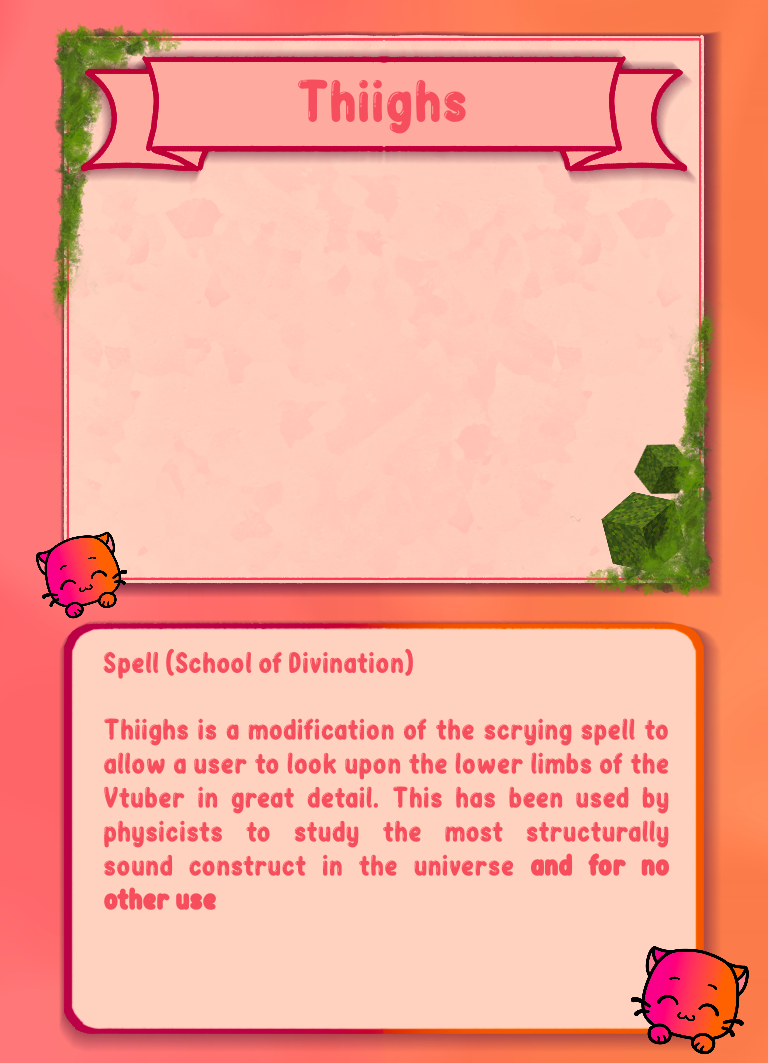
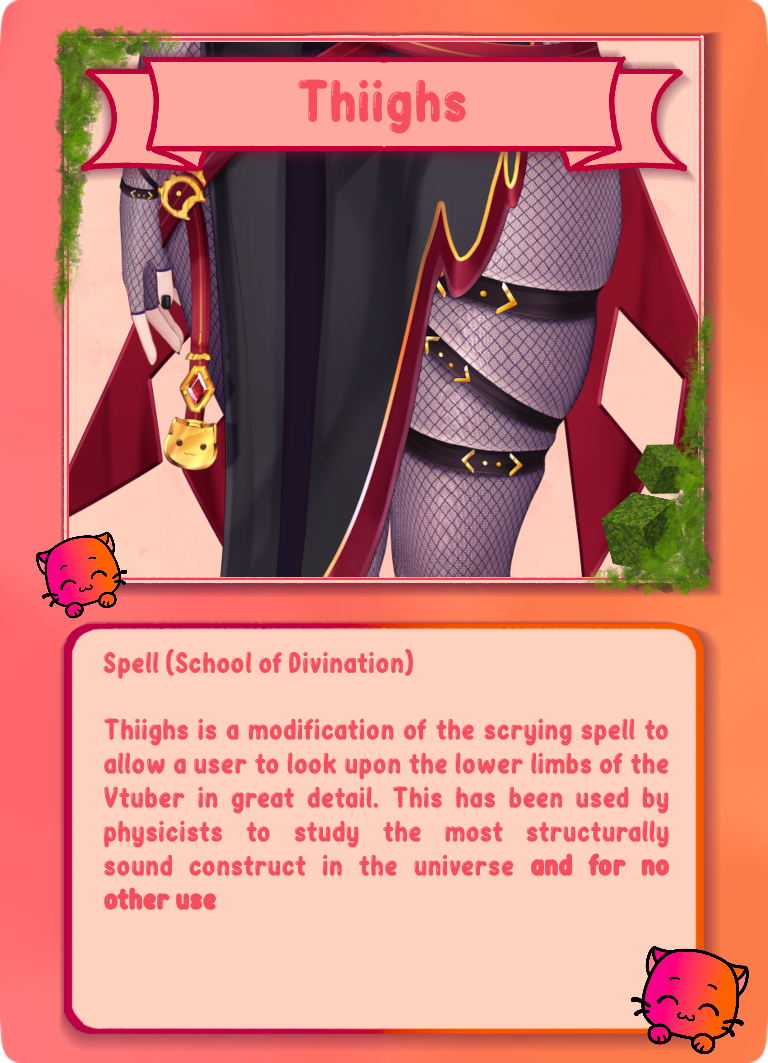
Two versions of the same layered image (768 x 1063). Layer-by-layer changes:
added layer "thiighs.png" above "plainCardTopTextBox.png #1" over (69, 42, 698, 577)
painted on "plainCardBackground.png" over (0, 0, 768, 1063)
